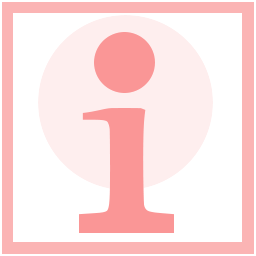
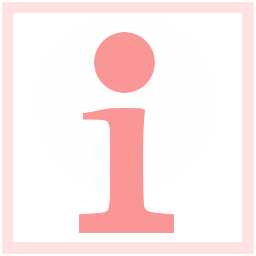
Two versions of the same layered image (256x256). Layer-by-layer changes:
added group "Group 2" with 6 layers over [2, 2, 254, 254]
moved "Layer 5" into group "Group 2" over [2, 2, 254, 254]
moved "Group 1" into group "Group 2" over [79, 32, 174, 215]
moved "BG" into group "Group 2" over [2, 2, 254, 254]
